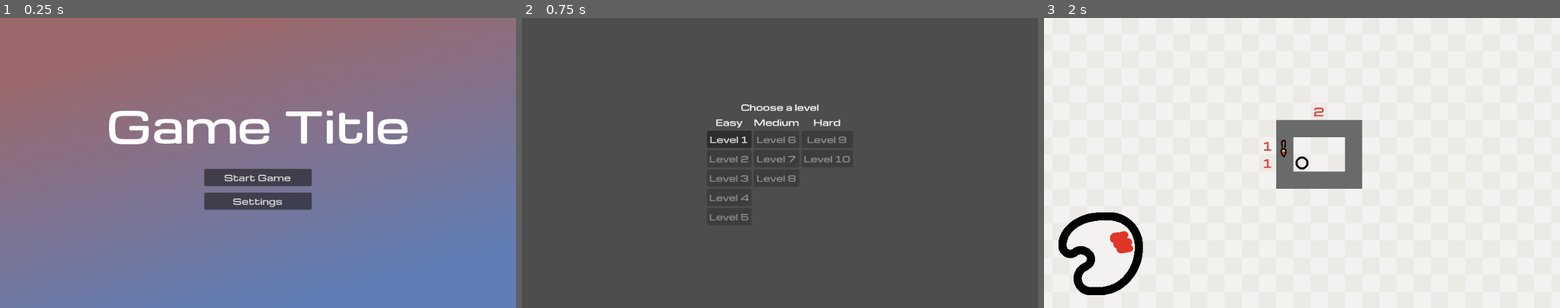
Above: before the commit, frames 1-3 (left to right).
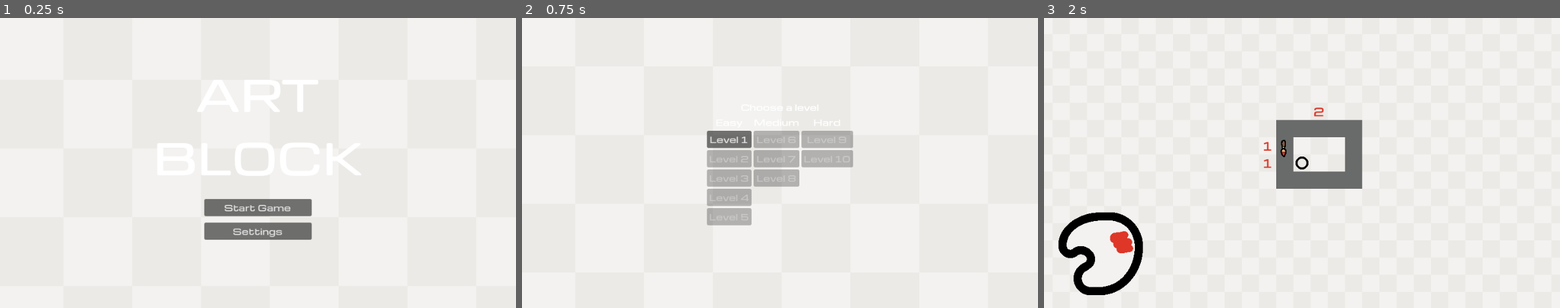
Above: after the commit, the same moments.

Repository: btoosey/Godot-Wild-Jam-99
Game: Godot game, scene res://scenes/main/main.tscn
Same seed, same stepped clock (60 frames per second), same inputs: the game is played once before the commit and once after it.
Inputs:
- Up to frame 1 (0.25 s): no input
- Up to frame 2 (0.75 s): click "Start Game" at 0.5 s
- Up to frame 3 (2 s): click "Level 1" at 1.25 s

The runs differ from the first frame. In frame 1, 98% of the frame differs, in the area x 0-100%, y 0-100%; in frame 2, 100%; in frame 3, nothing differs.

Commit message:
ADD: Background to ui menus

Diff:
--- /dev/null
+++ b/data/shaders/bg_scroll.tres
@@ -0,0 +1,8 @@
+[gd_resource type="ShaderMaterial" format=3 uid="uid://cfiqp4rt6dxjb"]
+
+[ext_resource type="Shader" uid="uid://dsi7wski20phy" path="res://scenes/main/bg_scroll.gdshader" id="1_cr61h"]
+
+[resource]
+shader = ExtResource("1_cr61h")
+shader_parameter/x_speed = 0.15
+shader_parameter/y_speed = 0.2
--- /dev/null
+++ b/scenes/main/bg_scroll.gdshader
@@ -0,0 +1,9 @@
+shader_type canvas_item;
+
+uniform float x_speed = .15;
+uniform float y_speed = .3;
+
+void vertex() {
+	UV.x += TIME * x_speed;
+	UV.y += TIME * y_speed;
+}
--- a/scenes/main/main.tscn
+++ b/scenes/main/main.tscn
@@ -9,7 +9,9 @@
 [ext_resource type="Script" uid="uid://cww0pxt05pcfr" path="res://scripts/state_machines/game_state_machine/game_states/level_select_state.gd" id="4_yyfjg"]
 [ext_resource type="Script" uid="uid://b2j0u8g8idf04" path="res://scripts/ui/pause_menu/pause_menu.gd" id="6_ow5a4"]
 [ext_resource type="Script" uid="uid://d01ipy7dw2w4i" path="res://scripts/ui/level_select_menu/level_select_buttons/level_select_button.gd" id="7_b1x3f"]
+[ext_resource type="Material" uid="uid://cfiqp4rt6dxjb" path="res://data/shaders/bg_scroll.tres" id="7_m4h2d"]
 [ext_resource type="Script" uid="uid://b07jkr7vpvqsk" path="res://scripts/ui/level_select_menu/level_select.gd" id="7_ouso4"]
+[ext_resource type="Texture2D" uid="uid://d2nlojrur14yr" path="res://assets/background/bg_tile.png" id="8_p8abn"]
 [ext_resource type="Script" uid="uid://dhlt88aijwr56" path="res://scripts/custom_nodes/level_loader_reloader.gd" id="8_yyfjg"]
 [ext_resource type="PackedScene" uid="uid://dehdegn4yyg7m" path="res://scenes/levels/level002.tscn" id="10_raeie"]
 [ext_resource type="PackedScene" uid="uid://blrawsxerjcv3" path="res://scenes/levels/level003.tscn" id="11_hxu8e"]
@@ -21,14 +23,6 @@
 [ext_resource type="PackedScene" uid="uid://db46p2oxb5ohe" path="res://scenes/levels/level009.tscn" id="17_necax"]
 [ext_resource type="PackedScene" uid="uid://20nt06fbldr5" path="res://scenes/levels/level010.tscn" id="18_r4lks"]
 
-[sub_resource type="Gradient" id="Gradient_ecg72"]
-colors = PackedColorArray(0.6127906, 0.4126015, 0.42459592, 1, 0.3760335, 0.4925661, 0.7094867, 1)
-
-[sub_resource type="GradientTexture2D" id="GradientTexture2D_cj01r"]
-gradient = SubResource("Gradient_ecg72")
-fill_from = Vector2(0.33913043, 0.06521739)
-fill_to = Vector2(0.7173913, 0.92608696)
-
 [node name="Main" type="Node" unique_id=1911867851]
 script = ExtResource("1_k2fmo")
 
@@ -54,12 +48,14 @@
 script = ExtResource("2_l3cfh")
 
 [node name="Background" type="TextureRect" parent="MainMenu" unique_id=1145910525]
+material = ExtResource("7_m4h2d")
 anchors_preset = 15
 anchor_right = 1.0
 anchor_bottom = 1.0
 grow_horizontal = 2
 grow_vertical = 2
-texture = SubResource("GradientTexture2D_cj01r")
+texture = ExtResource("8_p8abn")
+stretch_mode = 1
 
 [node name="Title" type="Label" parent="MainMenu" unique_id=893177840]
 anchors_preset = 8
@@ -74,7 +70,9 @@
 grow_horizontal = 2
 grow_vertical = 2
 theme_override_font_sizes/font_size = 80
-text = "Game Title"
+text = "ART
+BLOCK"
+horizontal_alignment = 1
 
 [node name="MainMenuButtons" type="VBoxContainer" parent="MainMenu" unique_id=226532878]
 custom_minimum_size = Vector2(200, 0)
@@ -83,10 +81,10 @@
 anchor_top = 0.5
 anchor_right = 0.5
 anchor_bottom = 0.5
-offset_left = -48.0
-offset_top = 16.0
-offset_right = 48.0
-offset_bottom = 82.0
+offset_left = -100.0
+offset_top = 67.0
+offset_right = 100.0
+offset_bottom = 143.0
 grow_horizontal = 2
 grow_vertical = 2
 theme_override_constants/separation = 12
@@ -103,6 +101,16 @@
 unique_name_in_owner = true
 visible = false
 script = ExtResource("7_ouso4")
+
+[node name="Background" type="TextureRect" parent="LevelSelect" unique_id=872146537]
+material = ExtResource("7_m4h2d")
+anchors_preset = 15
+anchor_right = 1.0
+anchor_bottom = 1.0
+grow_horizontal = 2
+grow_vertical = 2
+texture = ExtResource("8_p8abn")
+stretch_mode = 1
 
 [node name="Levels" type="VBoxContainer" parent="LevelSelect" unique_id=536352581]
 anchors_preset = 8
@@ -237,12 +245,15 @@
 visible = false
 script = ExtResource("6_ow5a4")
 
-[node name="Panel" type="Panel" parent="PauseMenu" unique_id=1386804991]
+[node name="Background" type="TextureRect" parent="PauseMenu" unique_id=618649887]
+material = ExtResource("7_m4h2d")
 anchors_preset = 15
 anchor_right = 1.0
 anchor_bottom = 1.0
 grow_horizontal = 2
 grow_vertical = 2
+texture = ExtResource("8_p8abn")
+stretch_mode = 1
 
 [node name="VBoxContainer" type="VBoxContainer" parent="PauseMenu" unique_id=1511921344]
 anchors_preset = 8
Binary file added: assets/background/bg_tile.png
Not shown, added: assets/background/bg_tile.png.import
Not shown, added: scenes/main/bg_scroll.gdshader.uid
